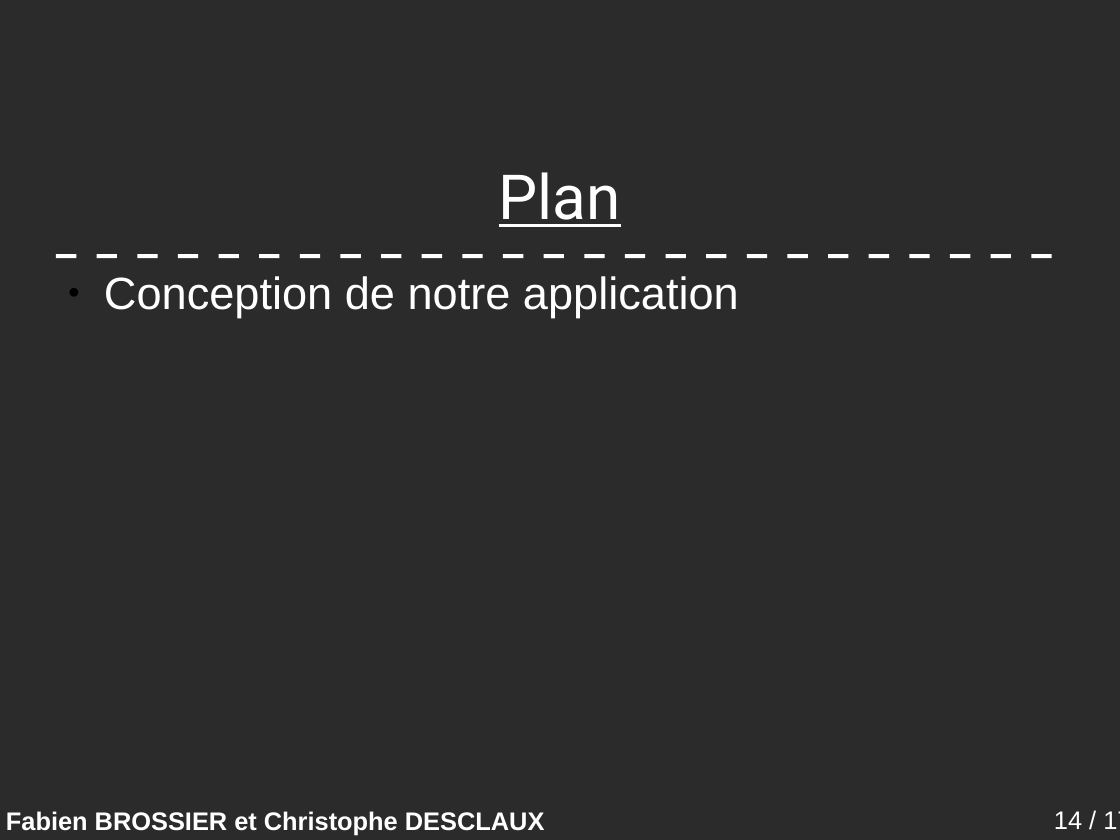
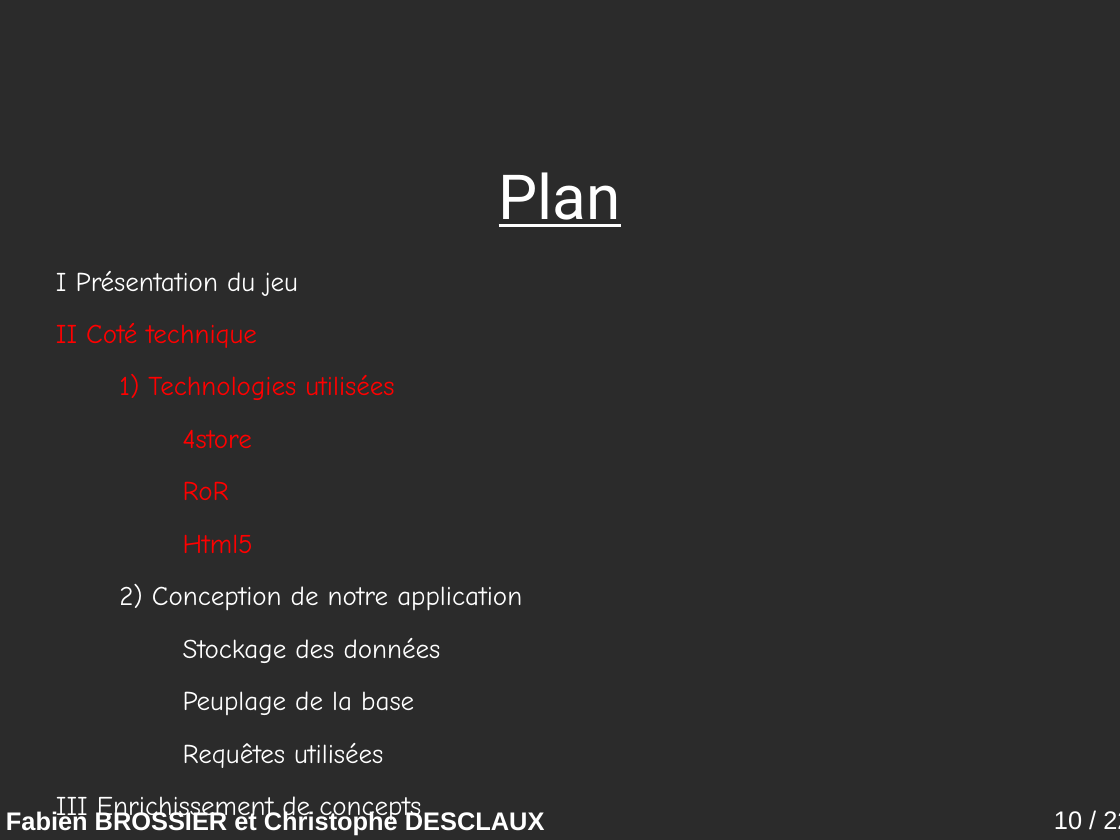
Before and after one commit to descl/TabooGeek, a slide deck: slide 10 of rapport/presentation.odp (slide 14 before the commit). Drawn at 1120x840 pixels with LibreOffice and Linux fonts; fonts in the diff are those of the drawing; background and template pictures are left out; a plain dark background stands for a picture behind light text. Boxes give left, top, right and bottom in pixels: in the first picture for what was removed or moved away, otherwise in the second. Text is boxed around its words. In the diff, an @@ line names an element or a change of style, - is before the commit and + after.

```diff
--- a/rapport/presentation.odp
+++ b/rapport/presentation.odp
@@ line removed from (56, 256) to (1064, 256) @@
@@ text at [56,271,522,824]: text changed; size 32 to 19.2 pt; font Arial to Comic Neue @@
-● Conception de notre application
+I Présentation du jeu
+II Coté technique
+1) Technologies utilisées
+4store
+RoR
+Html5
+2) Conception de notre application
+Stockage des données
+Peuplage de la base
+Requêtes utilisées
+III Enrichissement de concepts
+IV Démo
@@ page number at [1054,811,1120,830]: text changed @@
-14 / 17
+10 / 22
```
Also in this commit, not shown: 14 other slides changed, 7 slides added, 2 slides removed.
